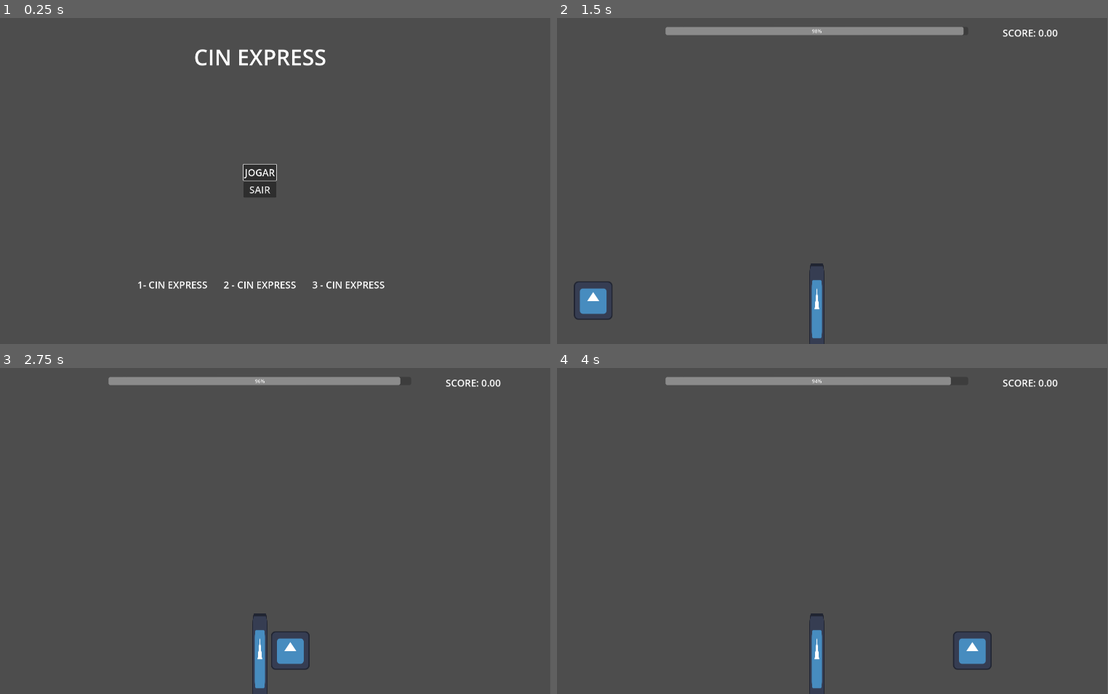
Above: before the commit, frames 1-4 (two rows, left to right).
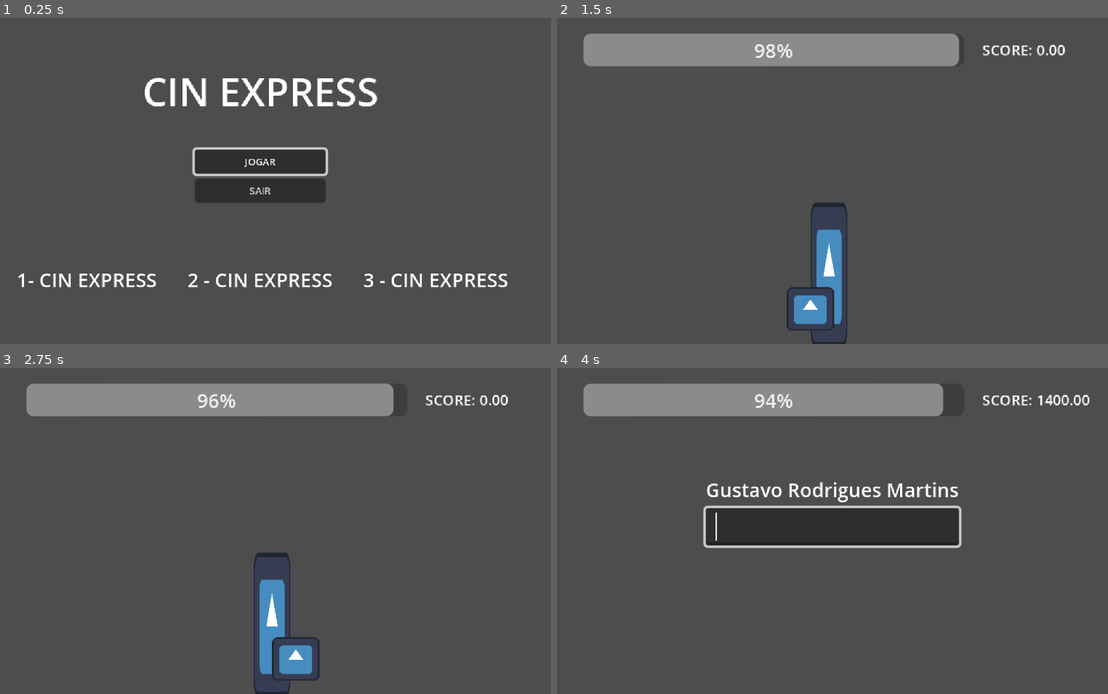
Above: after the commit, the same moments.

Repository: bianca-bezerra/CINExpress
Game: Godot game, scene res://scenes/levels/menu_scene.tscn
Same seed, same stepped clock (60 frames per second), same inputs: the game is played once before the commit and once after it. Before the commit the project starts from res://scenes/levels/title_scene.tscn. The engine's default icon, where the game draws it, is replaced by a stand-in: a white triangle on a blue panel in a dark square.
Inputs:
- Up to frame 1 (0.25 s): no input
- Up to frame 2 (1.5 s): click "JOGAR" at 0.5 s; tap Space (space) at 1.35 s
- Up to frame 3 (2.75 s): tap Space (space) at 2.1 s
- Up to frame 4 (4 s): tap Space (space) at 2.85, 3.6 s
In our replay, the window is 799x449 before the commit and 800x449 after it. These sizes can differ from the game's own. Grey fills any space a smaller window leaves; there, only what the larger window draws over its background counts as a difference.

The runs differ from the first frame. In frame 1, 7.3% of the frame differs, in the area x 3-93%, y 9-84%; in frame 2, 11%; in frame 3, 10%; in frame 4, 16%, in the area x 4-97%, y 2-100%.

Commit message:
fix: Corrige as configurações para pixel arte e ajustes no finger e type quickly

Diff:
--- a/project.godot
+++ b/project.godot
@@ -21,9 +21,12 @@
 
 [display]
 
-window/size/viewport_width=1920
-window/size/viewport_height=1080
+window/size/viewport_width=480
+window/size/viewport_height=270
 window/size/mode=2
+window/size/window_width_override=1920
+window/size/window_height_override=1080
+window/stretch/mode="canvas_items"
 
 [input]
 
@@ -42,5 +45,6 @@
 
 [rendering]
 
+textures/canvas_textures/default_texture_filter=0
 renderer/rendering_method="gl_compatibility"
 renderer/rendering_method.mobile="gl_compatibility"
--- a/scenes/add_score_label.tscn
+++ b/scenes/add_score_label.tscn
@@ -3,5 +3,8 @@
 [ext_resource type="Script" uid="uid://cm24fa4tfnstg" path="res://scripts/add_score_label.gd" id="1_ri8fp"]
 
 [node name="AddScoreLabel" type="Label"]
+offset_right = 89.0
+offset_bottom = 23.0
+theme_override_font_sizes/font_size = 12
 text = "Score Label"
 script = ExtResource("1_ri8fp")
--- a/scenes/game_ui.tscn
+++ b/scenes/game_ui.tscn
@@ -7,18 +7,18 @@
 script = ExtResource("1_jn2l2")
 
 [node name="TimerProgress" type="ProgressBar" parent="."]
-offset_left = 460.00003
-offset_top = 30.000002
-offset_right = 1460.0
-offset_bottom = 57.0
+offset_left = 46.997204
+offset_top = 13.018872
+offset_right = 361.39752
+offset_bottom = 40.01887
 
 [node name="ScoreLabel" type="Label" parent="."]
-offset_left = 1574.0
-offset_top = 27.0
-offset_right = 1692.0
-offset_bottom = 72.0
-theme_override_font_sizes/font_size = 32
+offset_left = 375.9958
+offset_top = 18.087606
+offset_right = 435.9958
+offset_bottom = 41.08761
+theme_override_font_sizes/font_size = 12
 text = "SCORE: "
 
 [node name="Marker2D" type="Marker2D" parent="."]
-position = Vector2(1726, 78)
+position = Vector2(407.99066, 40.09506)
--- a/scenes/levels/finger_scene.tscn
+++ b/scenes/levels/finger_scene.tscn
@@ -5,34 +5,37 @@
 [ext_resource type="Script" uid="uid://dlledv2s8nm1x" path="res://scripts/finger.gd" id="3_eni27"]
 
 [sub_resource type="RectangleShape2D" id="RectangleShape2D_21gu7"]
-size = Vector2(42, 296)
+size = Vector2(23, 117)
 
 [sub_resource type="RectangleShape2D" id="RectangleShape2D_p1sdx"]
-size = Vector2(122, 123)
+size = Vector2(36, 31)
 
 [node name="FingerLevel" type="Node2D"]
 script = ExtResource("1_5skfb")
 
 [node name="digital_reader" type="Area2D" parent="."]
-position = Vector2(960, 960)
+position = Vector2(259, 229)
 collision_layer = 4
 
 [node name="Sprite2D" type="Sprite2D" parent="digital_reader"]
-scale = Vector2(0.38281256, 2.2910142)
+position = Vector2(-9.250003, -16.5)
+scale = Vector2(0.23828125, 0.92968756)
 texture = ExtResource("2_kaagg")
 
 [node name="CollisionShape2D" type="CollisionShape2D" parent="digital_reader"]
+position = Vector2(-9.5, -19.5)
 shape = SubResource("RectangleShape2D_21gu7")
 
 [node name="Finger" type="CharacterBody2D" parent="."]
 script = ExtResource("3_eni27")
 
 [node name="Sprite2D" type="Sprite2D" parent="Finger"]
-position = Vector2(954, 936)
+position = Vector2(136.5, 241)
+scale = Vector2(0.30468765, 0.2812501)
 texture = ExtResource("2_kaagg")
 
 [node name="CollisionShape2D" type="CollisionShape2D" parent="Finger"]
-position = Vector2(955, 935.5)
+position = Vector2(136, 239)
 shape = SubResource("RectangleShape2D_p1sdx")
 
 [connection signal="body_entered" from="digital_reader" to="Finger" method="_on_digital_reader_body_entered"]
--- a/scenes/levels/title_scene.tscn
+++ b/scenes/levels/menu_scene.tscn
@@ -1,17 +1,17 @@
 [gd_scene load_steps=2 format=3 uid="uid://il0r1gff85a6"]
 
-[ext_resource type="Script" uid="uid://dliyiku3wym45" path="res://scripts/title_scene.gd" id="1_vqa17"]
+[ext_resource type="Script" uid="uid://dliyiku3wym45" path="res://scripts/title_scene.gd" id="1_h3swb"]
 
 [node name="TitleScene" type="Node2D"]
-script = ExtResource("1_vqa17")
+script = ExtResource("1_h3swb")
 
 [node name="GUI" type="Control" parent="."]
 layout_mode = 3
 anchors_preset = 15
 anchor_right = 1.0
 anchor_bottom = 1.0
-offset_right = 1920.0
-offset_bottom = 1080.0
+offset_right = 480.0
+offset_bottom = 270.0
 grow_horizontal = 2
 grow_vertical = 2
 
@@ -22,13 +22,13 @@
 anchor_top = 0.074
 anchor_right = 0.5
 anchor_bottom = 0.074
-offset_left = -218.5
-offset_top = 0.08000183
-offset_right = 218.5
-offset_bottom = 99.08
+offset_left = -97.0
+offset_top = 18.02
+offset_right = 106.5
+offset_bottom = 63.02
 grow_horizontal = 2
 size_flags_horizontal = 4
-theme_override_font_sizes/font_size = 72
+theme_override_font_sizes/font_size = 32
 text = "CIN EXPRESS"
 
 [node name="Dashboard" type="HBoxContainer" parent="GUI"]
@@ -37,31 +37,30 @@
 anchor_top = 1.0
 anchor_right = 1.0
 anchor_bottom = 1.0
-offset_left = 436.0
-offset_top = -324.0
-offset_right = -436.0
-offset_bottom = -68.0
+offset_left = 6.0
+offset_top = -106.0
+offset_right = -6.0
 grow_horizontal = 2
 grow_vertical = 0
-theme_override_constants/separation = 54
+theme_override_constants/separation = 25
 alignment = 1
 
 [node name="p1" type="Label" parent="GUI/Dashboard"]
 layout_mode = 2
 size_flags_horizontal = 4
-theme_override_font_sizes/font_size = 32
+theme_override_font_sizes/font_size = 16
 text = " 1- CIN EXPRESS"
 
 [node name="p2" type="Label" parent="GUI/Dashboard"]
 layout_mode = 2
 size_flags_horizontal = 4
-theme_override_font_sizes/font_size = 32
+theme_override_font_sizes/font_size = 16
 text = "2 - CIN EXPRESS"
 
 [node name="p3" type="Label" parent="GUI/Dashboard"]
 layout_mode = 2
 size_flags_horizontal = 4
-theme_override_font_sizes/font_size = 32
+theme_override_font_sizes/font_size = 16
 text = "3 - CIN EXPRESS"
 
 [node name="ButtonGroup" type="VBoxContainer" parent="GUI"]
@@ -80,12 +79,12 @@
 
 [node name="StartButton" type="Button" parent="GUI/ButtonGroup"]
 layout_mode = 2
-theme_override_font_sizes/font_size = 32
+theme_override_font_sizes/font_size = 8
 text = "JOGAR"
 
 [node name="ExitButton" type="Button" parent="GUI/ButtonGroup"]
 layout_mode = 2
-theme_override_font_sizes/font_size = 32
+theme_override_font_sizes/font_size = 8
 text = "SAIR"
 
 [connection signal="pressed" from="GUI/ButtonGroup/StartButton" to="." method="_on_start_button_pressed"]
--- a/scenes/levels/type_quickly.tscn
+++ b/scenes/levels/type_quickly.tscn
@@ -1,15 +1,17 @@
 [gd_scene load_steps=2 format=3 uid="uid://dbgncko8kqajj"]
 
-[ext_resource type="Script" uid="uid://cavxmkxm3gft0" path="res://scripts/control.gd" id="1_jac8s"]
+[ext_resource type="Script" uid="uid://cavxmkxm3gft0" path="res://scripts/quickly_type_level.gd" id="1_jac8s"]
 
 [node name="QuicklyTypeLevel" type="Node2D"]
 script = ExtResource("1_jac8s")
 
 [node name="VBoxContainer" type="VBoxContainer" parent="."]
-offset_left = 449.0
-offset_top = 190.0
-offset_right = 783.0
-offset_bottom = 350.0
+offset_left = 148.0
+offset_top = 89.0
+offset_right = 278.0
+offset_bottom = 174.0
+size_flags_horizontal = 4
+size_flags_vertical = 4
 
 [node name="PromptLabel" type="Label" parent="VBoxContainer"]
 layout_mode = 2
--- a/scripts/control.gd
+++ /dev/null
@@ -1,77 +0,0 @@
-extends GameLevel
-class_name TypeQuickly
-
-var win_count: int = 0
-
-var nomes: Array[String] = [
-	"Ana Carolina de Souza", "Bruno dos Santos Oliveira", "Carlos Eduardo Pereira",
-	"Daniela Ferreira Lima", "Eduardo Almeida Costa", "Fernanda Gonçalves Ribeiro",
-	"Gustavo Rodrigues Martins", "Helena Barbosa Gomes", "Igor de Castro Alves"
-]
-
-var nome_atual: String = ""
-var pontuacao: int = 0
-var tempo_inicio_rodada: float = 0.0
-
-const FATOR_PONTUACAO = 1000
-
-@onready var prompt_label: Label = $VBoxContainer/PromptLabel
-@onready var input_line_edit: LineEdit = $VBoxContainer/InputLineEdit
-@onready var feedback_label: Label = $VBoxContainer/FeedbackLabel
-
-
-func _ready() -> void:
-	input_line_edit.text_submitted.connect(_on_input_submitted)
-	input_line_edit.editable = false
-	input_line_edit.grab_click_focus()
-	start_game()
-
-
-func start_game() -> void:
-	pontuacao = 0
-	nome_atual = ""
-	input_line_edit.editable = true
-	print("Pontuação: 0")
-	feedback_label.text = ""
-	proxima_rodada()
-
-
-
-func proxima_rodada() -> void:
-	win_count += 1
-	if nomes.is_empty():
-		# Se a lista de nomes acabar
-		feedback_label.text = "Parabéns! Você completou todos os nomes!"
-		input_line_edit.editable = false
-		return
-
-
-	nome_atual = nomes.pick_random()
-	nomes.erase(nome_atual)
-
-	prompt_label.text = nome_atual
-
-	input_line_edit.text = ""
-	input_line_edit.grab_click_focus.call_deferred()
-
-	tempo_inicio_rodada = Time.get_ticks_msec()
-
-func _process(_delta: float) -> void:
-	if win_count >= 3:
-		get_tree().change_scene_to_file("res://scenes/levels/finger_scene.tscn")
-
-func _on_input_submitted(texto_digitado: String) -> void:
-	input_line_edit.grab_click_focus.call_deferred()
-	if texto_digitado.strip_edges() == nome_atual:
-		var tempo_gasto_ms = Time.get_ticks_msec() - tempo_inicio_rodada
-		var tempo_gasto_seg = tempo_gasto_ms / 1000.0
-		var pontos_ganhos = int((len(nome_atual) * FATOR_PONTUACAO) / tempo_gasto_seg)
-		pontuacao += pontos_ganhos
-		print("Pontuação: %d" % pontuacao)
-		feedback_label.text = "Correto! +%d pontos (%.2f seg)" % [pontos_ganhos, tempo_gasto_seg]
-		proxima_rodada()
-
-	else:
-		feedback_label.text = "Incorreto! Tente novamente."
-		input_line_edit.text = ""
-		input_line_edit.grab_click_focus.call_deferred()
--- a/scripts/finger.gd
+++ b/scripts/finger.gd
@@ -1,55 +1,54 @@
 extends CharacterBody2D
 
-@export var speed = 800.0
-@onready var scoring_zone: Area2D = $"../digital_reader"
-@onready var level = $".."
+@export var speed = 300.0
+@onready var _scoring_zone: Area2D = $"../digital_reader"
+@onready var _level = $".."
 
-var direction = -1
-const LIMIT_LEFT = -800.0
-const LIMIT_RIGHT = 800.0
 const SPEED_INCREASE = 300.0
 const MAX_SCORE_PER_HIT = 100
+const SCREEN_LIMIT_LEFT = -100.0
+const SCREEN_LIMIT_RIGHT = 300.0
 
-var is_in_scoring_zone = false
-var half_zone_width = 0.0
+var _is_in_scoring_zone = false
+var _half_zone_width = 0.0
+var _direction = -1
 
 func _ready():
-	if scoring_zone:
-		var collision_shape = scoring_zone.get_node("CollisionShape2D")
-		half_zone_width = collision_shape.shape.size.x / 2.0
+	if GameManager.current_level != 0:
+		speed = SPEED_INCREASE * GameManager.current_level
+
+	# Define posição inicial aleatória no eixo X
+	var random_x = randf_range(SCREEN_LIMIT_LEFT, SCREEN_LIMIT_RIGHT)
+	global_position.x = random_x
+
+	if _scoring_zone:
+		var collision_shape = _scoring_zone.get_node("CollisionShape2D")
+		_half_zone_width = collision_shape.shape.size.x / 2.0
 	else:
 		print_debug("ERRO: A 'Scoring Zone' não foi definida no Inspetor!")
 
 func _physics_process(_delta):
 	if Input.is_action_just_pressed("space"):
-		if is_in_scoring_zone:
-			var distance_from_center = abs(self.global_position.x - scoring_zone.global_position.x)
-
-			var score_percentage = (distance_from_center / half_zone_width)
+		if _is_in_scoring_zone:
+			var distance_from_center = abs(self.global_position.x - _scoring_zone.global_position.x)
+			var score_percentage = (distance_from_center / _half_zone_width)
 			var points_added = int(MAX_SCORE_PER_HIT * score_percentage)
 
 			GameManager.update_score(points_added)
+			_level.is_win = true
 
-			if speed >= 0:
-				speed += SPEED_INCREASE
-			else:
-				speed -= SPEED_INCREASE
+	velocity.x = _direction * speed
+	move_and_slide()
 
-			level.win_count += 1
-			print("PONTOU! +", points_added, " | Pontuação Total: ", GameManager.get_score(), " | Nova Velocidade: ", speed)
-
-	self.velocity.x = direction * speed
-	self.move_and_slide()
-
-	if direction == -1 and global_position.x <= LIMIT_LEFT:
-		direction = 1
-	elif direction == 1 and global_position.x >= LIMIT_RIGHT:
-		direction = -1
+	if _direction == -1 and global_position.x <= SCREEN_LIMIT_LEFT:
+		_direction = 1
+	elif _direction == 1 and global_position.x >= SCREEN_LIMIT_RIGHT:
+		_direction = -1
 
 func _on_digital_reader_body_entered(body: Node2D) -> void:
 	if self == body:
-		is_in_scoring_zone = true
+		_is_in_scoring_zone = true
 
 func _on_digital_reader_body_exited(body: Node2D) -> void:
 	if self == body:
-		is_in_scoring_zone = false
+		_is_in_scoring_zone = false
--- a/scripts/finger_level.gd
+++ b/scripts/finger_level.gd
@@ -1,8 +1,8 @@
 extends GameLevel
 class_name FingerLevel
 
-var win_count = 0
+var is_win := false
 
 func _process(_delta: float) -> void:
-	if win_count >= 3:
+	if is_win:
 		get_tree().change_scene_to_file("res://scenes/levels/type_quickly.tscn")
--- /dev/null
+++ b/scripts/quickly_type_level.gd
@@ -0,0 +1,56 @@
+extends GameLevel
+class_name QuicklyType
+
+var _current_name: String = ""
+var _round_start_time: float = 0.0
+
+const _SCORE_FACTOR = 1000
+
+@onready var _prompt_label: Label = $VBoxContainer/PromptLabel
+@onready var _input_line_edit: LineEdit = $VBoxContainer/InputLineEdit
+@onready var _feedback_label: Label = $VBoxContainer/FeedbackLabel
+
+
+func _ready() -> void:
+	_input_line_edit.text_submitted.connect(_on_input_submitted)
+	_input_line_edit.editable = false
+	_input_line_edit.keep_editing_on_text_submit = true
+	start_game()
+
+func start_game() -> void:
+	_current_name = ""
+	_input_line_edit.editable = true
+	_feedback_label.text = ""
+	_input_line_edit.grab_focus.call_deferred()
+
+	if GameManager.names.is_empty():
+		# Se a lista de nomes acabar
+		_feedback_label.text = "Parabéns! Você completou todos os nomes!"
+		_input_line_edit.editable = false
+		get_tree().change_scene_to_file("res://scenes/levels/finger_scene.tscn")
+		return
+
+	_current_name = GameManager.names.pick_random()
+
+	GameManager.names.erase(_current_name)
+	_prompt_label.text = _current_name
+
+	_round_start_time = Time.get_ticks_msec()
+
+
+
+func _on_input_submitted(typed_text: String) -> void:
+	_input_line_edit.grab_click_focus.call_deferred()
+	if typed_text.strip_edges() == _current_name:
+		var time_spent_ms = Time.get_ticks_msec() - _round_start_time
+		var time_spent_seg = time_spent_ms / 1000.0
+		var points_added = int((len(_current_name) * _SCORE_FACTOR) / time_spent_seg)
+
+		GameManager.update_score(points_added)
+
+		_feedback_label.text = "Correto! +%d pontos (%.2f seg)" % [points_added, time_spent_seg]
+		get_tree().change_scene_to_file("res://scenes/levels/finger_scene.tscn")
+	else:
+		_feedback_label.text = "Incorreto! Tente novamente."
+		_input_line_edit.clear()
+		_input_line_edit.grab_focus.call_deferred()
--- a/scripts/singletons/game_manager.gd
+++ b/scripts/singletons/game_manager.gd
@@ -2,7 +2,13 @@
 
 signal score_chaged(new_score: float)
 
-var _player_score: float = 0
+var names: Array[String] = [
+	"Ana Carolina de Souza", "Bruno dos Santos Oliveira", "Carlos Eduardo Pereira",
+	"Daniela Ferreira Lima", "Eduardo Almeida Costa", "Fernanda Gonçalves Ribeiro",
+	"Gustavo Rodrigues Martins", "Helena Barbosa Gomes", "Igor de Castro Alves"
+]
+
+var _player_score: int = 0
 var player_name: String = ""
 
 var current_level := 0
@@ -18,7 +24,7 @@
 func _process(_delta: float) -> void:
 	$GameUI.visible = _can_show_game_ui
 
-func update_score(add_score: float):
+func update_score(add_score: int):
 	_player_score += add_score
 	score_chaged.emit(add_score)
 
Not shown, removed: diff.txt
Renamed: scripts/control.gd.uid -> scripts/quickly_type_level.gd.uid
